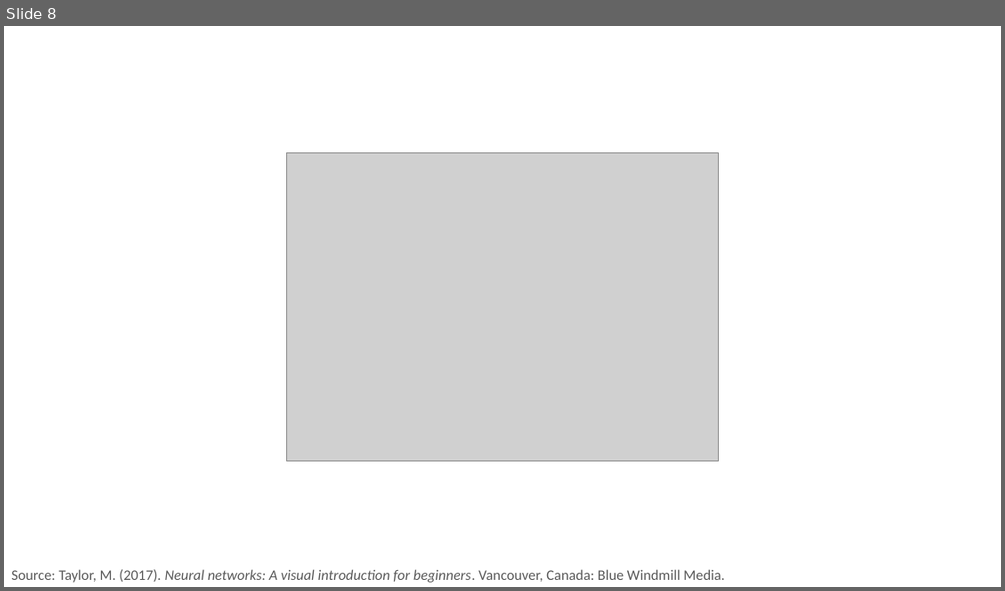
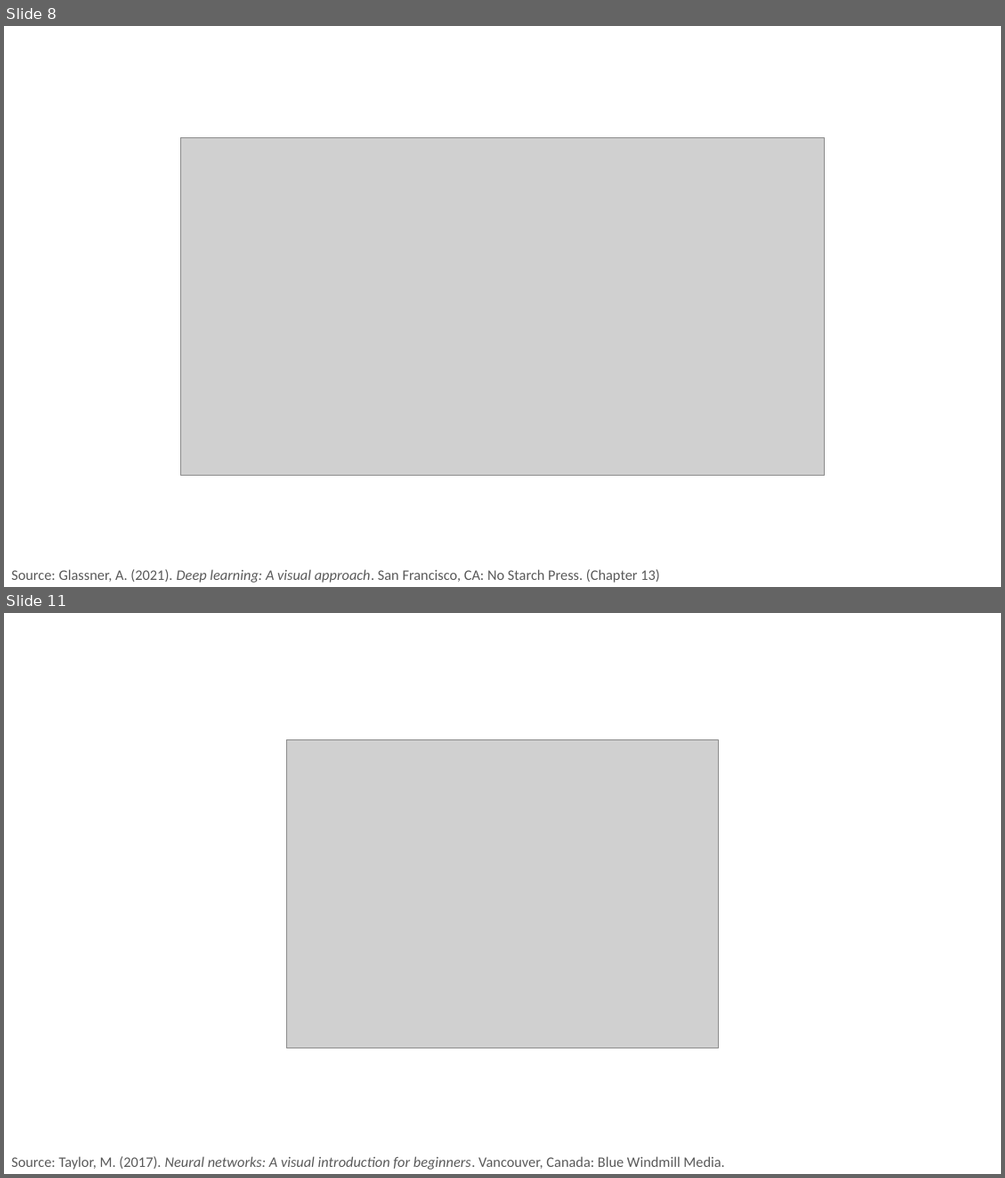
Before and after one commit to PracticumAI-Test/deep_learning, a slide deck: dl_neural_anatomy.pptx. Shown one above the other, each under a label of ours: slide 8 before the commit, slides 8 and 11 after it; the slides between them are not shown. The pictures are 1005x591 and 1005x1178 pixels, drawn with LibreOffice and Linux fonts; fonts in the diff are those of the drawing; grey boxes stand for pictures. Boxes give left, top, right and bottom in pixels: in the first picture for what was removed or moved away, otherwise in the second. Text is boxed around its words. In the diff, an @@ line names an element or a change of style, - is before the commit and + after.

```diff
--- a/dl_neural_anatomy.pptx
+++ b/dl_neural_anatomy.pptx
@@ slide 8 added at bbox=[4, 26, 1001, 587], background #FFFFFF @@
@@ picture added at bbox=[180, 137, 824, 475] @@
@@ text added at bbox=[11, 569, 660, 582], 14 pt, text #595959 @@
+Source: Glassner, A. (2021). Deep learning: A visual approach. San Francisco, CA: No Starch Press. (Chapter 13)
@@ what was slide 8 is now slide 11 @@
```
Also in this commit, not shown: 2 slides changed, 6 other slides added, 6 slides removed, 5 other files.
